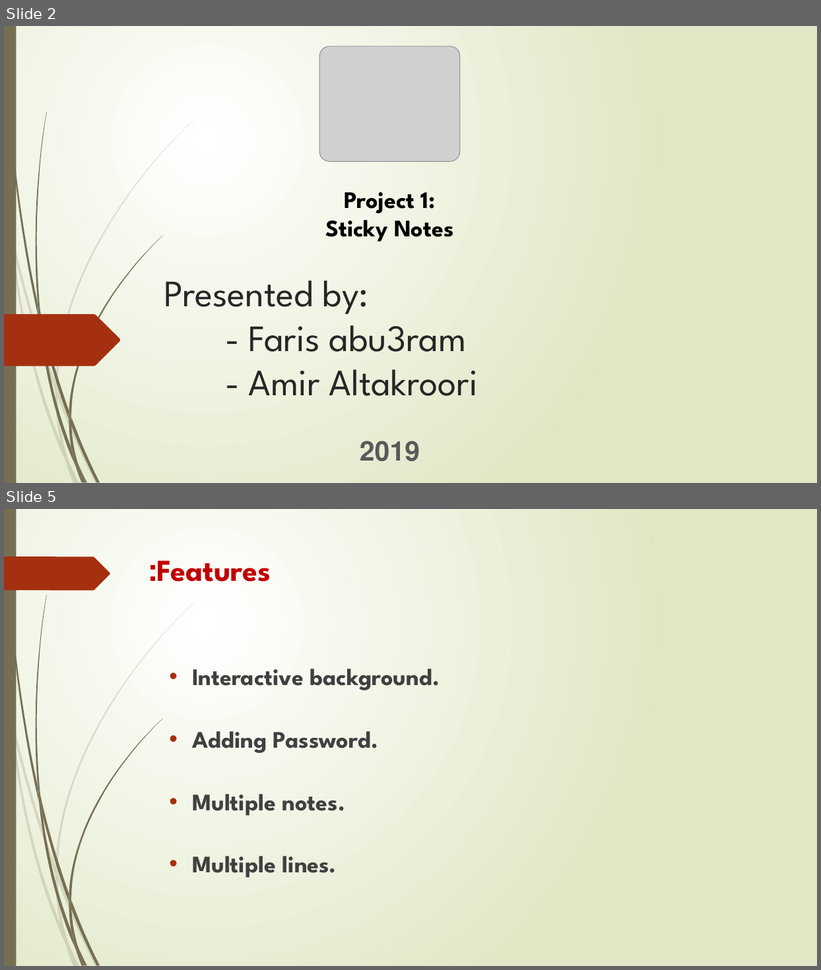
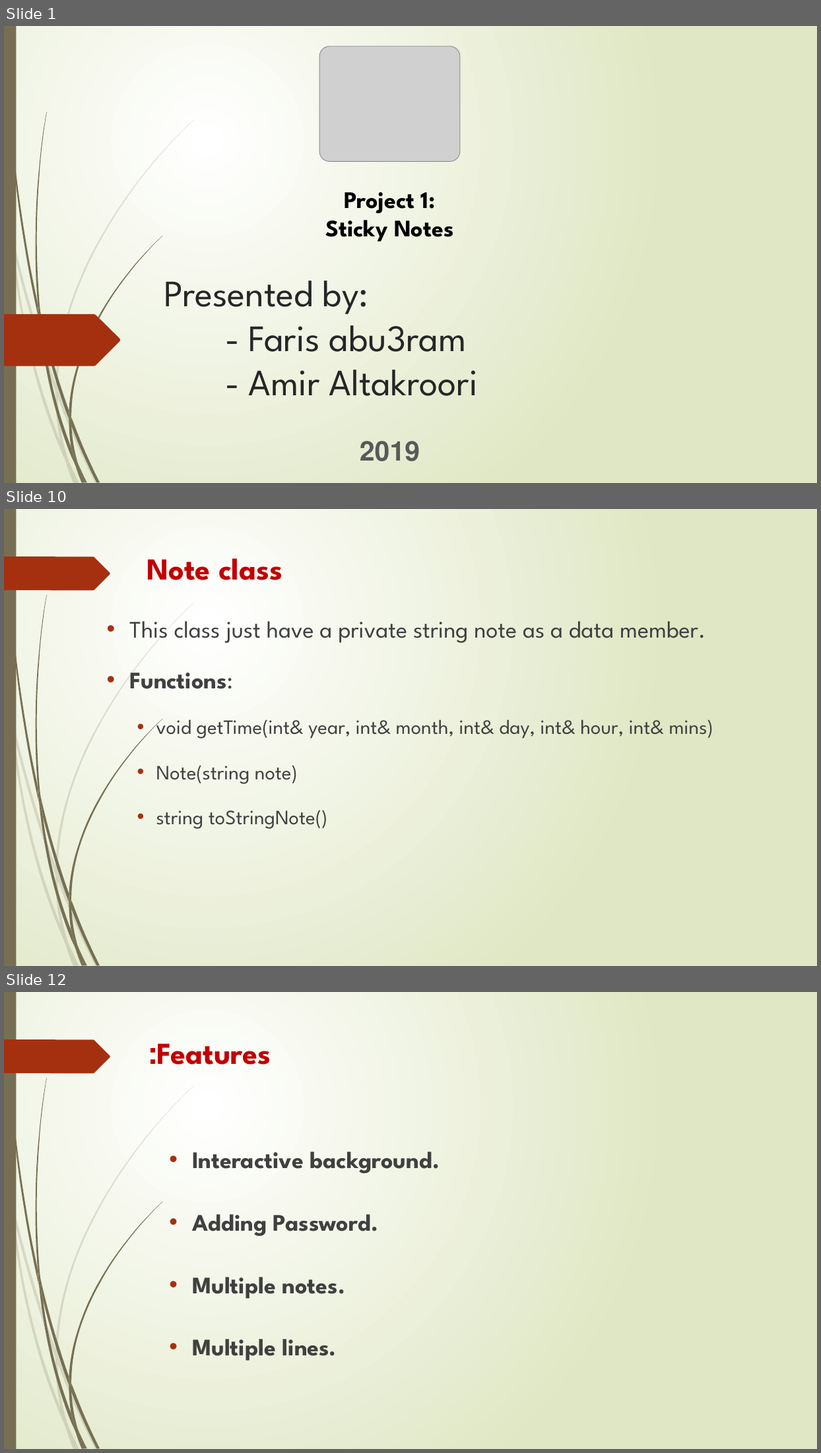
Before and after one commit to FaresAbuIram/stickynote, a slide deck: presnt/Developers.pptx. Shown one above the other, each under a label of ours: slides 2 and 5 before the commit, slides 1, 10 and 12 after it; the slides between them are not shown. The pictures are 821x970 and 821x1453 pixels, drawn with LibreOffice and Linux fonts; fonts in the diff are those of the drawing; grey boxes stand for pictures. Boxes give left, top, right and bottom in pixels: in the first picture for what was removed or moved away, otherwise in the second. Text is boxed around its words. In the diff, an @@ line names an element or a change of style, - is before the commit and + after.

```diff
--- a/presnt/Developers.pptx
+++ b/presnt/Developers.pptx
@@ slide 10 added at box(4, 509, 817, 966), background gradient #FFFFFF to #DFE8C4; not listed: 24 template elements that a slide beside it also shows @@
@@ title added at box(147, 559, 283, 580), 36 pt, text #C00000, bold @@
+Note class
@@ text added at box(129, 621, 714, 829), 24 pt, text #404040 @@
+• This class just have a private string note as a data member.
+• Functions:
+  • void getTime(int& year, int& month, int& day, int& hour, int& mins)
+  • Note(string note)
+  • string toStringNote()
@@ what was slide 2 is now slide 1 @@
@@ what was slide 5 is now slide 12 @@
```
Also in this commit, not shown: 3 slides changed, 7 other slides added, 1 slide removed, 2 other files.
